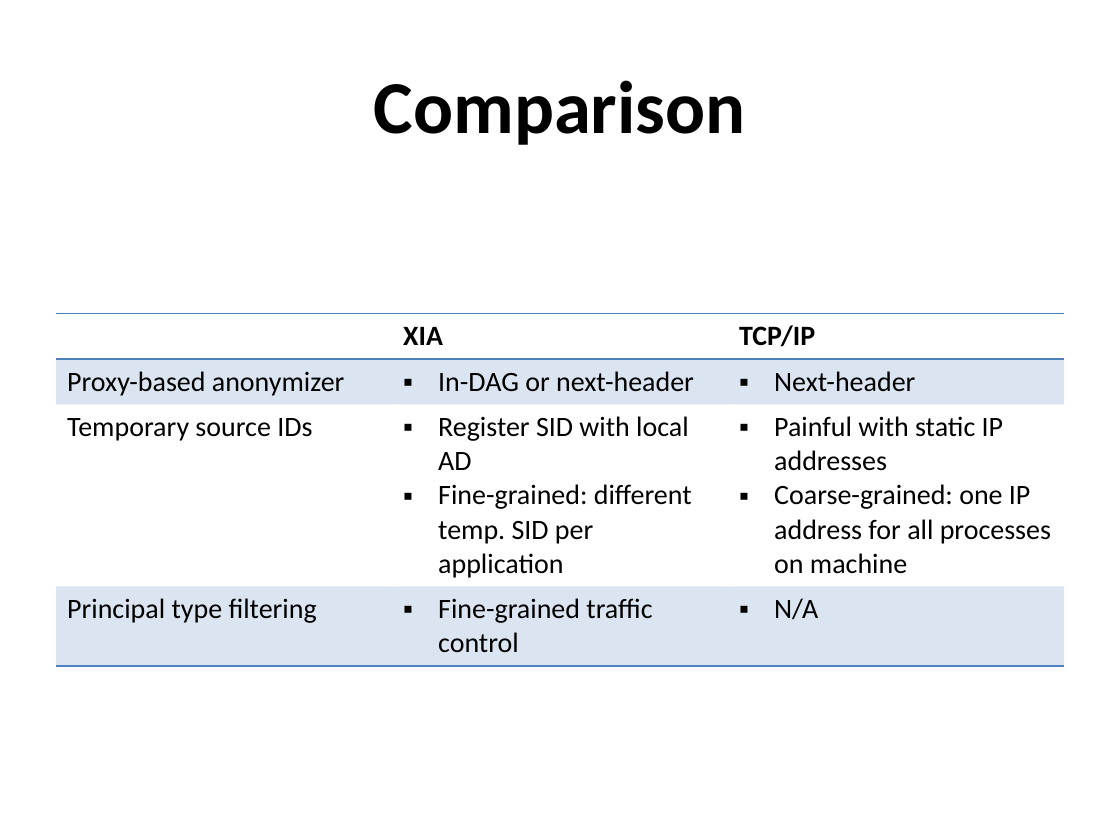
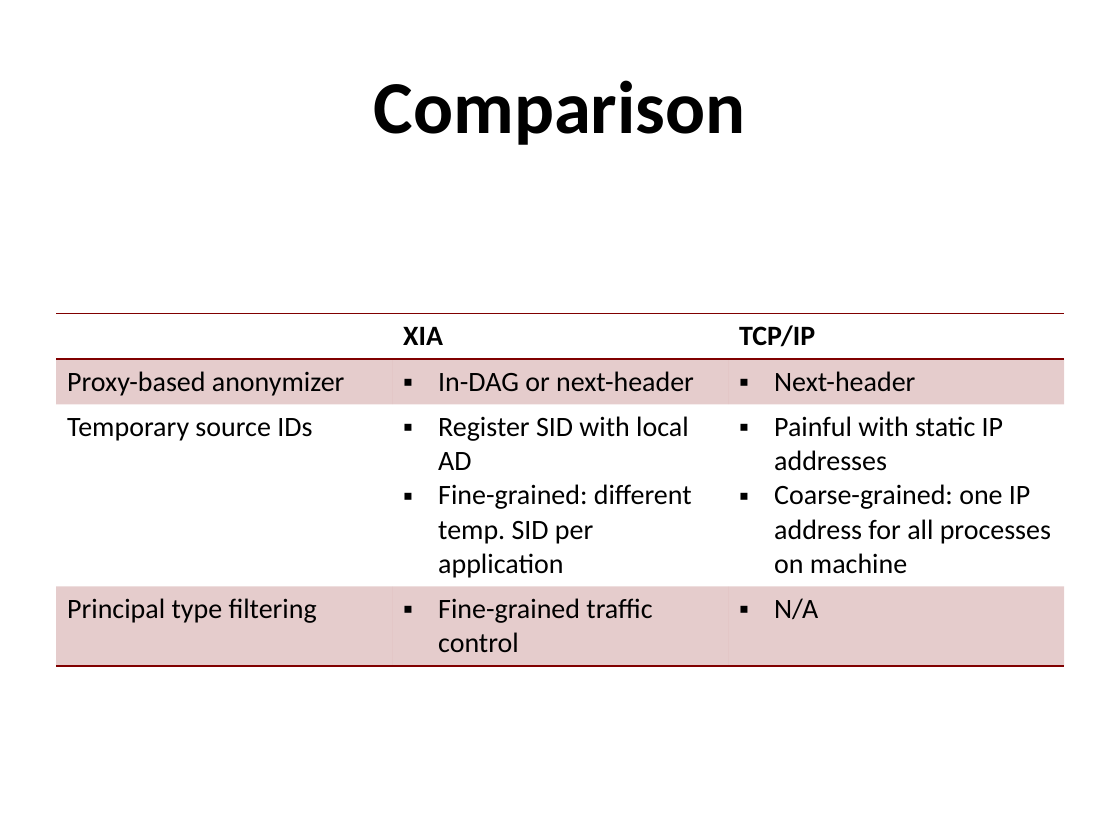
Before and after one commit to nfeltman/XIAnon, a slide deck: slide 19 of Presentation/Anonymity In XIA.pptx (slide 15 before the commit). Drawn at 1120x840 pixels with LibreOffice and Linux fonts; fonts in the diff are those of the drawing. Boxes give left, top, right and bottom in pixels: in the first picture for what was removed or moved away, otherwise in the second. Text is boxed around its words. In the diff, an @@ line names an element or a change of style, - is before the commit and + after.

```diff
--- a/Presentation/Anonymity In XIA.pptx
+++ b/Presentation/Anonymity In XIA.pptx
@@ table at (x1=56, y1=314, x2=1064, y2=656) @@
@@ fill #4F81BD at 20% opacity to #800000 at 20% opacity in 6 cells @@
@@ borders changed @@
```
Also in this commit, not shown: 14 other slides changed, 3 slides added.
